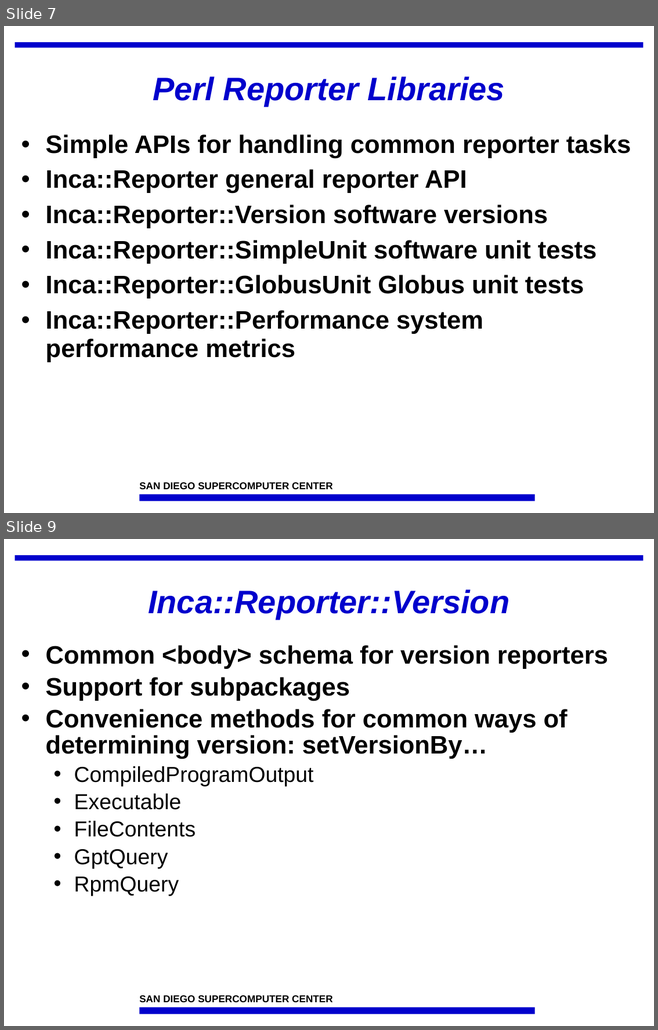
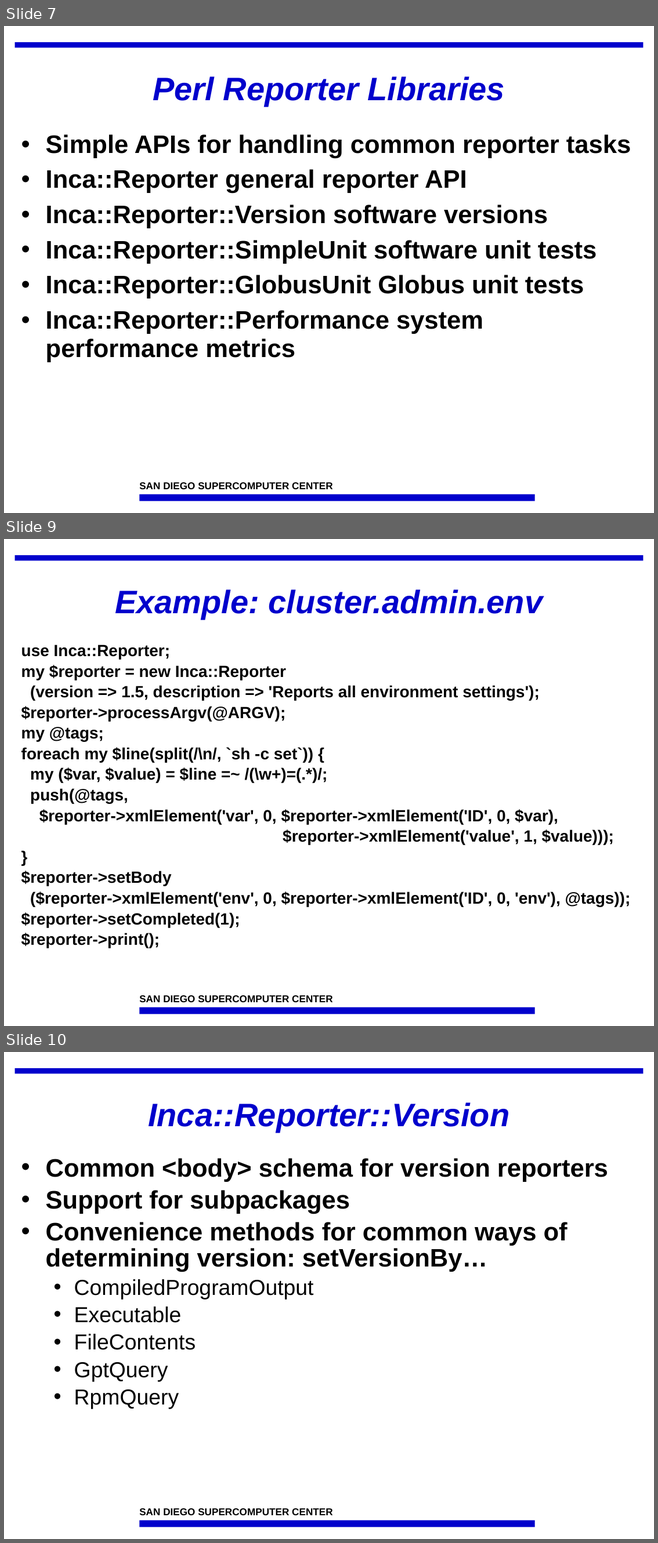
Before and after one commit to IncaProject/inca-xsede, a slide deck: talks/incaReporters.ppt. Shown one above the other, each under a label of ours: slides 7 and 9 before the commit, slides 7, 9 and 10 after it; the slides between them are not shown. The pictures are 658x1030 and 658x1543 pixels, drawn with LibreOffice and Linux fonts; fonts in the diff are those of the drawing; background and template pictures are left out. Boxes give left, top, right and bottom in pixels: in the first picture for what was removed or moved away, otherwise in the second. Text is boxed around its words. In the diff, an @@ line names an element or a change of style, - is before the commit and + after.

Commit message:
Add examples.

```diff
--- a/talks/incaReporters.ppt
+++ b/talks/incaReporters.ppt
@@ slide 9 added at (4, 539, 654, 1026), background #FFFFFF; not listed: 3 template elements that a slide beside it also shows @@
@@ title added at (115, 589, 543, 619), 36 pt, text #0000CC, bold, italic @@
+Example: cluster.admin.env
@@ text added at (21, 645, 630, 948), 18 pt, text #000000, bold @@
+use Inca::Reporter;
+my $reporter = new Inca::Reporter
+(version => 1.5, description => 'Reports all environment settings');
+$reporter->processArgv(@ARGV);
+my @tags;
+foreach my $line(split(/\n/, `sh -c set`)) {
+my ($var, $value) = $line =~ /(\w+)=(.*)/;
+push(@tags,
+$reporter->xmlElement('var', 0, $reporter->xmlElement('ID', 0, $var),
+$reporter->xmlElement('value', 1, $value)));
+}
+$reporter->setBody
+($reporter->xmlElement('env', 0, $reporter->xmlElement('ID', 0, 'env'), @tags));
+$reporter->setCompleted(1);
+$reporter->print();
@@ what was slide 9 is now slide 10 @@
```
Also in this commit, not shown: 3 slides changed, 4 other slides added.
